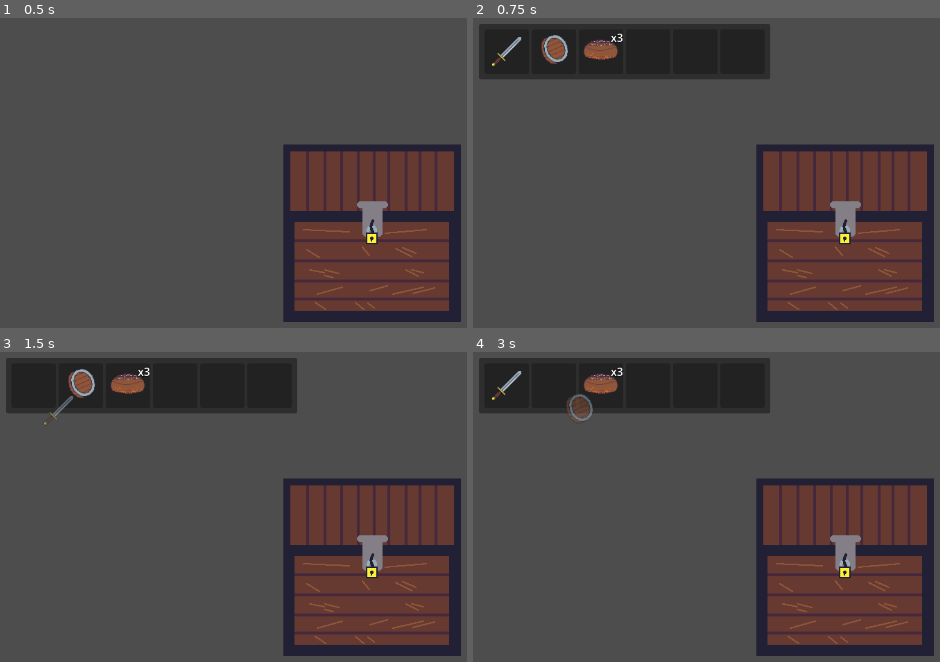
Above: before the commit, frames 1-4 (two rows, left to right).
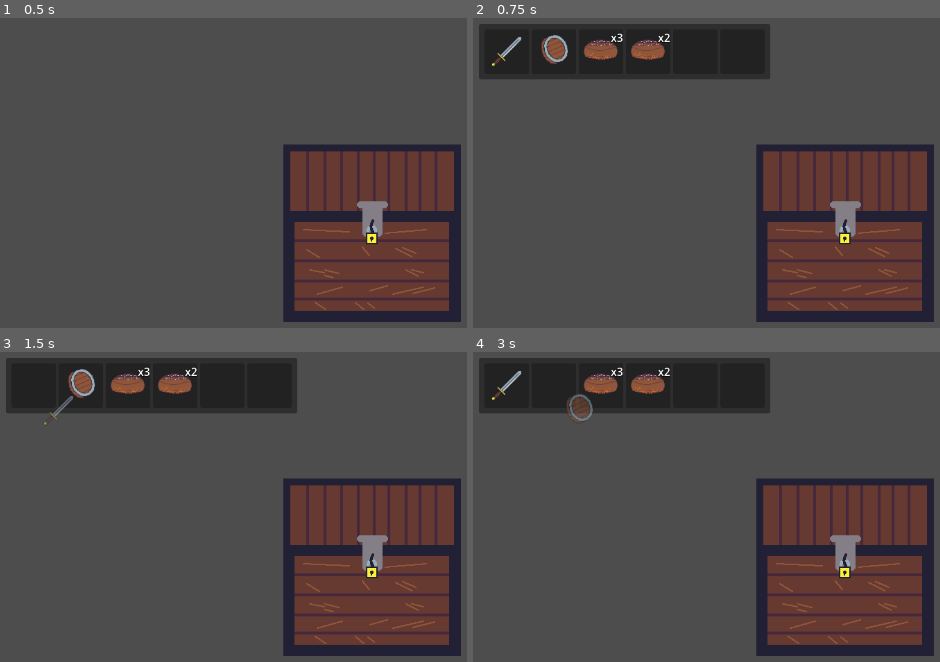
Above: after the commit, the same moments.

Repository: QGeeDev/CraftVentory2D
Game: Godot game, scene res://examples/ExampleScene.tscn
The game is run twice, just before and just after one commit, with the same random seed, the same clock (stepped at 60 frames per second) and the same inputs.
Inputs (mouse positions are in pixels of both pictures, inside the frame that each line leads up to):
- Up to frame 1 (0.5 s): no input
- Up to frame 2 (0.75 s): tap Enter at 0.5 s; move the mouse to (846, 231) at 0.52 s; click (846, 231) at 0.67 s
- Up to frame 3 (1.5 s): tap Space at 1.25 s; move the mouse to (32, 386) at 1.27 s; click (32, 386) at 1.42 s
- Up to frame 4 (3 s): tap Enter at 2 s; click (505, 386) at 2.17 s; tap Space at 2.75 s; move the mouse to (552, 386) at 2.77 s; click (552, 386) at 2.92 s

Frame 1 is identical in both runs. In frame 2, 0.4% of the frame differs, in the area x 33-43%, y 4-14%; in frame 3, 0.4%; in frame 4, 0.4%.

Commit message:
Implemented stackable

Diff:
--- a/data/inventory/inventory_data.gd
+++ b/data/inventory/inventory_data.gd
@@ -21,10 +21,13 @@
 
 func set_slot_data(slot_data: InventorySlot, index:int) -> InventorySlot:
 	var slot = inventory_slots[index]
-	inventory_slots[index] = slot_data
+
+	var to_return: InventorySlot
+	if(slot != null and slot.can_merge_fully(slot_data)):
+		slot.merge_inventory_slot(slot_data)
+	else:
+		inventory_slots[index] = slot_data
+		to_return = slot
+
 	inventory_updated.emit(self)
-
-	if slot != null:
-		return slot
-	else:
-		return null
+	return to_return
--- a/data/inventory/inventory_slot.gd
+++ b/data/inventory/inventory_slot.gd
@@ -12,3 +12,11 @@
 	if quantity > 1 and not item_data.stackable:
 		quantity = 1;
 		push_warning("%s not stackable, setting quantity to 1" % item_data.name);
+
+func can_merge_fully(inbound_slot_data: InventorySlot) -> bool:
+	return item_data == inbound_slot_data.item_data \
+		and item_data.stackable \
+		and quantity + inbound_slot_data.quantity <= MAX_STACK_SIZE
+
+func merge_inventory_slot(inbound_slot_data: InventorySlot) -> void:
+	quantity += inbound_slot_data.quantity
--- a/examples/resources/inventory/ExampleInventory.tres
+++ b/examples/resources/inventory/ExampleInventory.tres
@@ -21,6 +21,11 @@
 item_data = ExtResource("4_c0wtj")
 quantity = 3
 
+[sub_resource type="Resource" id="Resource_qsbqh"]
+script = ExtResource("2_iyo08")
+item_data = ExtResource("4_c0wtj")
+quantity = 2
+
 [resource]
 script = ExtResource("1_wg3sl")
-inventory_slots = Array[ExtResource("2_iyo08")]([SubResource("Resource_kqy0u"), SubResource("Resource_50pj6"), SubResource("Resource_751eq"), null, null, null])
+inventory_slots = Array[ExtResource("2_iyo08")]([SubResource("Resource_kqy0u"), SubResource("Resource_50pj6"), SubResource("Resource_751eq"), SubResource("Resource_qsbqh"), null, null])
Not shown: 1 places in examples/resources/inventory/ExampleInventory.tres that only renumber resources
